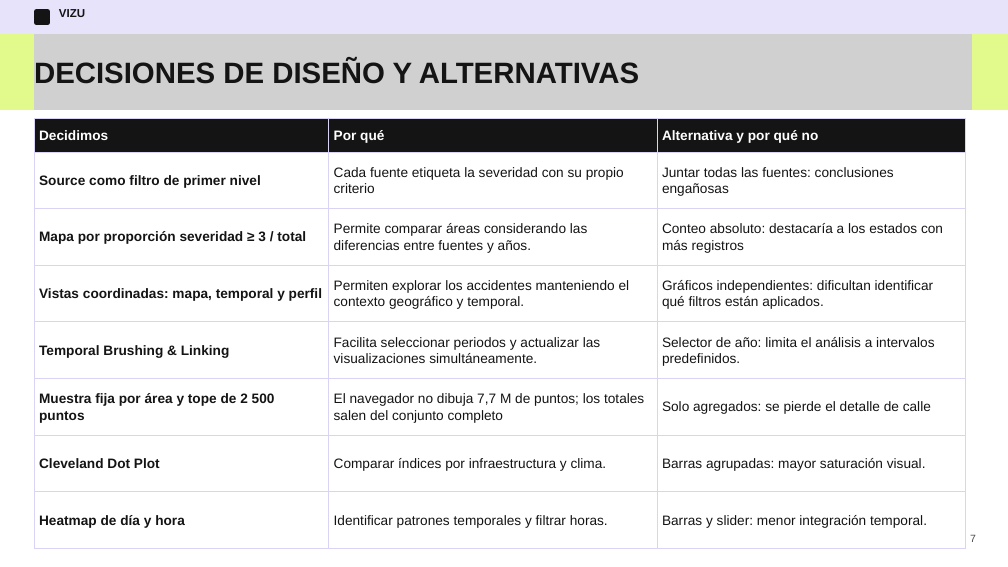
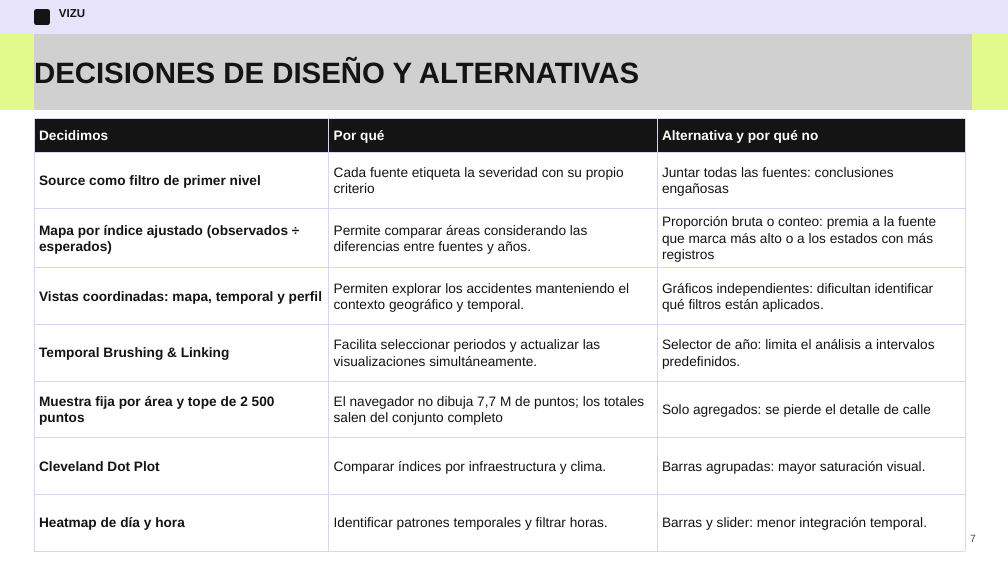
Before and after one commit to Alonso370/Dataset_Visualizacion, a slide deck: slide 6 of deliveries/week12/PresentationWeek12.pptx. Drawn at 1008x567 pixels with LibreOffice and Linux fonts; fonts in the diff are those of the drawing; grey boxes stand for pictures. Boxes give left, top, right and bottom in pixels: in the first picture for what was removed or moved away, otherwise in the second. Text is boxed around its words. In the diff, an @@ line names an element or a change of style, - is before the commit and + after.

```diff
--- a/deliveries/week12/PresentationWeek12.pptx
+++ b/deliveries/week12/PresentationWeek12.pptx
@@ table at box(34, 118, 965, 548) @@
-row 3, column 1: Mapa por proporción severidad ≥ 3 / total
+row 3, column 1: Mapa por índice ajustado (observados ÷ esperados)
-row 3, column 3: Conteo absoluto: destacaría a los estados con más registros
+row 3, column 3: Proporción bruta o conteo: premia a la fuente que marca más alto o a los estados con más registros
```
Also in this commit, not shown: 3 other slides changed.
